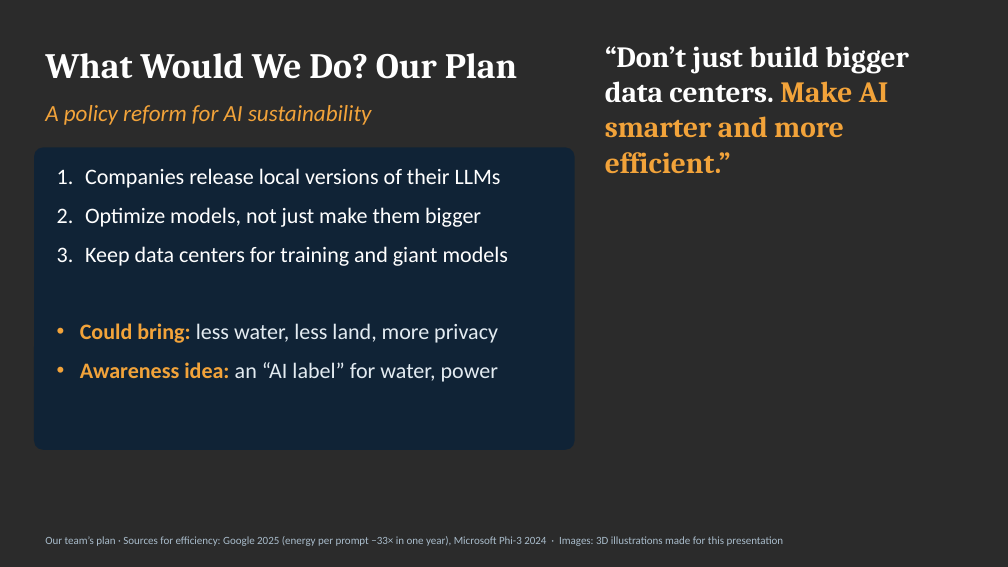
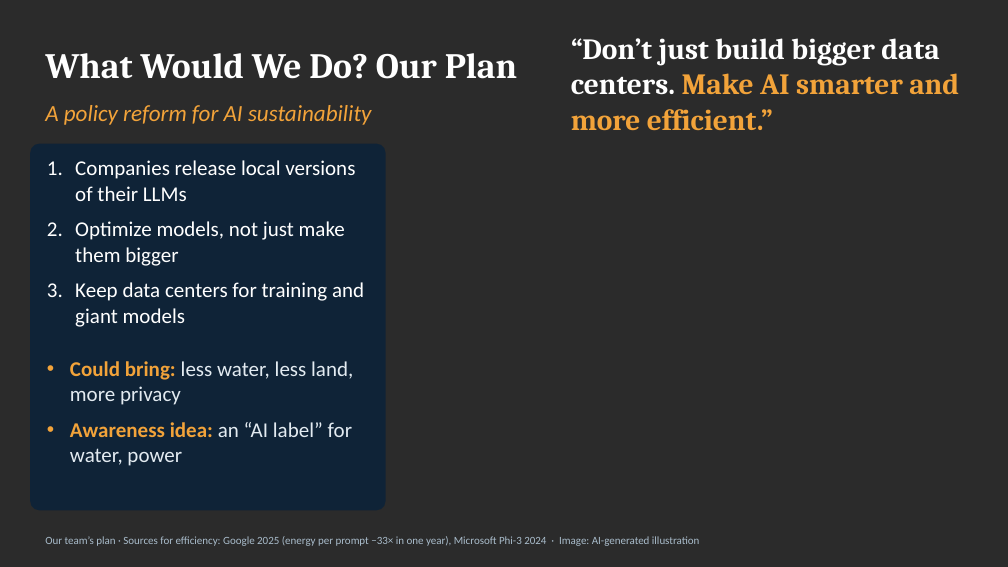
Before and after one commit to dekelelely/dekel12, a slide deck: slide 5 of ai-water-deck.pptx. Drawn at 1008x567 pixels with LibreOffice and Linux fonts; fonts in the diff are those of the drawing; background and template pictures are left out; a plain dark background stands for a picture behind light text. Boxes give left, top, right and bottom in pixels: in the first picture for what was removed or moved away, otherwise in the second. Text is boxed around its words. In the diff, an @@ line names an element or a change of style, - is before the commit and + after.

```diff
--- a/ai-water-deck.pptx
+++ b/ai-water-deck.pptx
@@ text "“Don’t just build bigger data ..." rewrapped from (x1=605, y1=46, x2=909, y2=173) to (x1=571, y1=38, x2=959, y2=130) @@
@@ rounded rectangle resized from (x1=34, y1=147, x2=575, y2=450) to (x1=30, y1=144, x2=386, y2=510) @@
@@ rounded rectangle at (x1=30, y1=144, x2=386, y2=510): fill #0B2239 at 82% opacity to #0B2239 at 86% opacity; proportions changed @@
@@ text "Companies release local versions of ..." moved from (x1=85, y1=168, x2=508, y2=266) to (x1=75, y1=160, x2=364, y2=327) @@
@@ text "Companies release local versions of ..." at (x1=75, y1=160, x2=364, y2=327): size 21 to 20 pt; less space between paragraphs @@
@@ text "Could bring: less water, less ..." at (x1=70, y1=361, x2=353, y2=466): size 21 to 20 pt; less space between paragraphs @@
@@ text "Could bring: less water, less ..." moved from (x1=80, y1=323, x2=498, y2=382) to (x1=70, y1=361, x2=353, y2=466) @@
@@ text at (x1=45, y1=536, x2=700, y2=546): text changed @@
-Our team’s plan · Sources for efficiency: Google 2025 (energy per prompt −33× in one year), Microsoft Phi-3 2024 · Images: 3D illustrations made for this presentation
+Our team’s plan · Sources for efficiency: Google 2025 (energy per prompt −33× in one year), Microsoft Phi-3 2024 · Image: AI-generated illustration
```
Also in this commit, not shown: 1 other slide changed, 3 other files.
